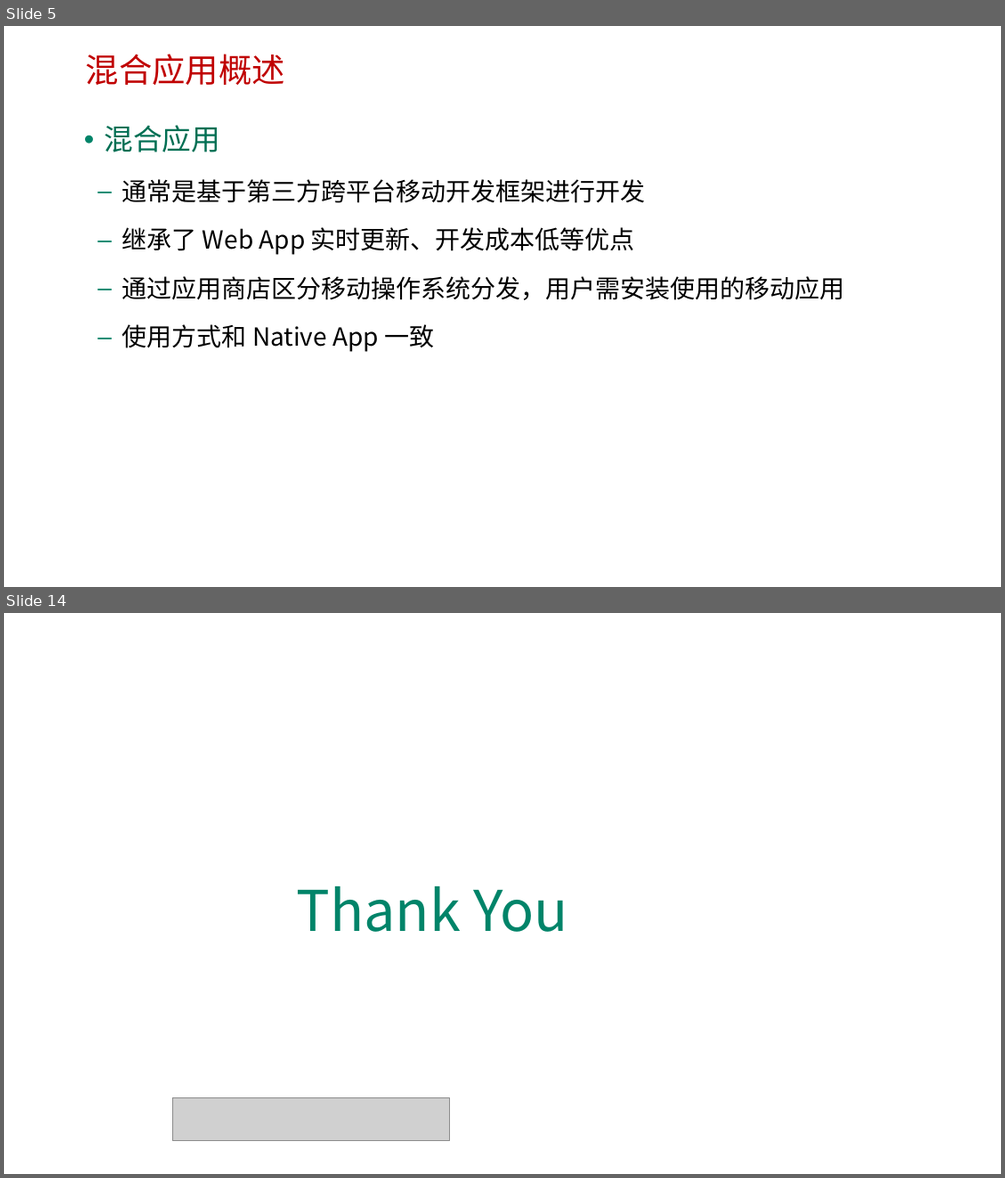
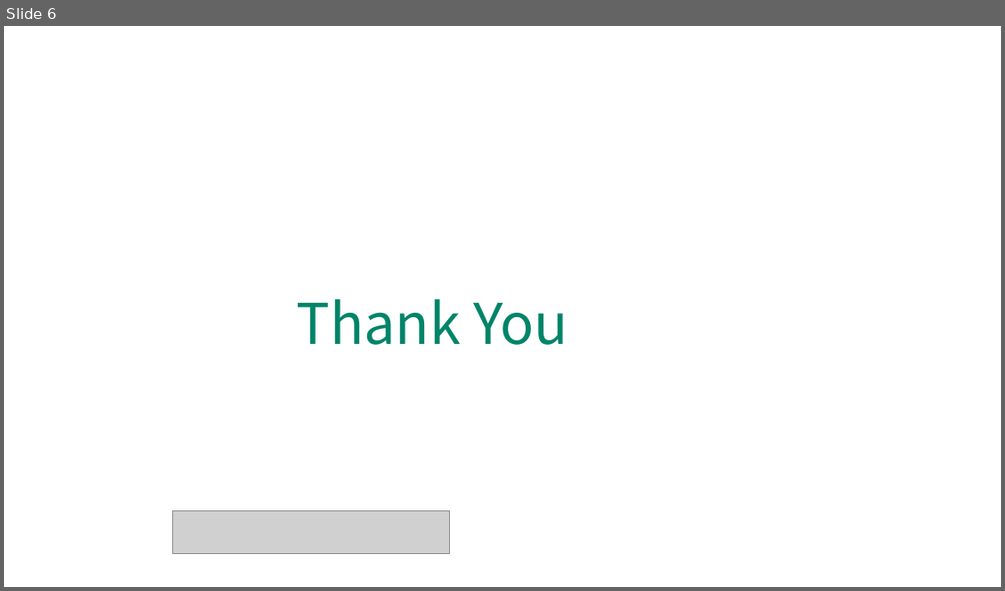
Before and after one commit to HL1115/react, a slide deck: reactjs/ppt/1-1 React简介.pptx. Shown one above the other, each under a label of ours: slides 5 and 14 before the commit, slide 6 after it; the slides between them are not shown. The pictures are 1005x1178 and 1005x591 pixels, drawn with LibreOffice and Linux fonts; fonts in the diff are those of the drawing; grey boxes stand for pictures; background and template pictures are left out. Boxes give left, top, right and bottom in pixels: in the first picture for what was removed or moved away, otherwise in the second. Text is boxed around its words. In the diff, an @@ line names an element or a change of style, - is before the commit and + after.

```diff
--- a/reactjs/ppt/1-1 React简介.pptx
+++ b/reactjs/ppt/1-1 React简介.pptx
@@ slide 5 removed at (x1=4, y1=26, x2=1001, y2=587), background picture (left out) @@
@@ text removed at (x1=86, y1=54, x2=285, y2=85) @@
-混合应用概述
@@ text removed at (x1=104, y1=125, x2=845, y2=352) @@
-• 混合应用
-  – 通常是基于第三方跨平台移动开发框架进行开发
-  – 继承了 Web App 实时更新、开发成本低等优点
-  – 通过应用商店区分移动操作系统分发，用户需安装使用的移动应用
-  – 使用方式和 Native App 一致
@@ what was slide 14 is now slide 6 @@
```
Also in this commit, not shown: 1 slide changed, 4 slides added, 11 other slides removed, 1 other file.
